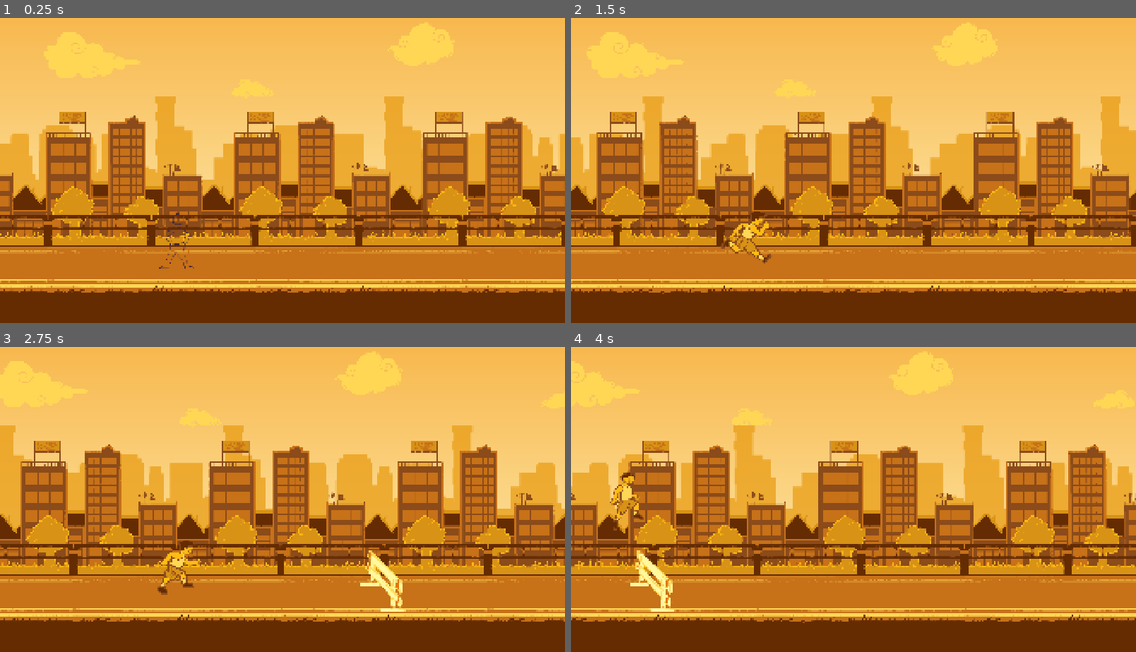
Above: before the commit, frames 1-4 (two rows, left to right).
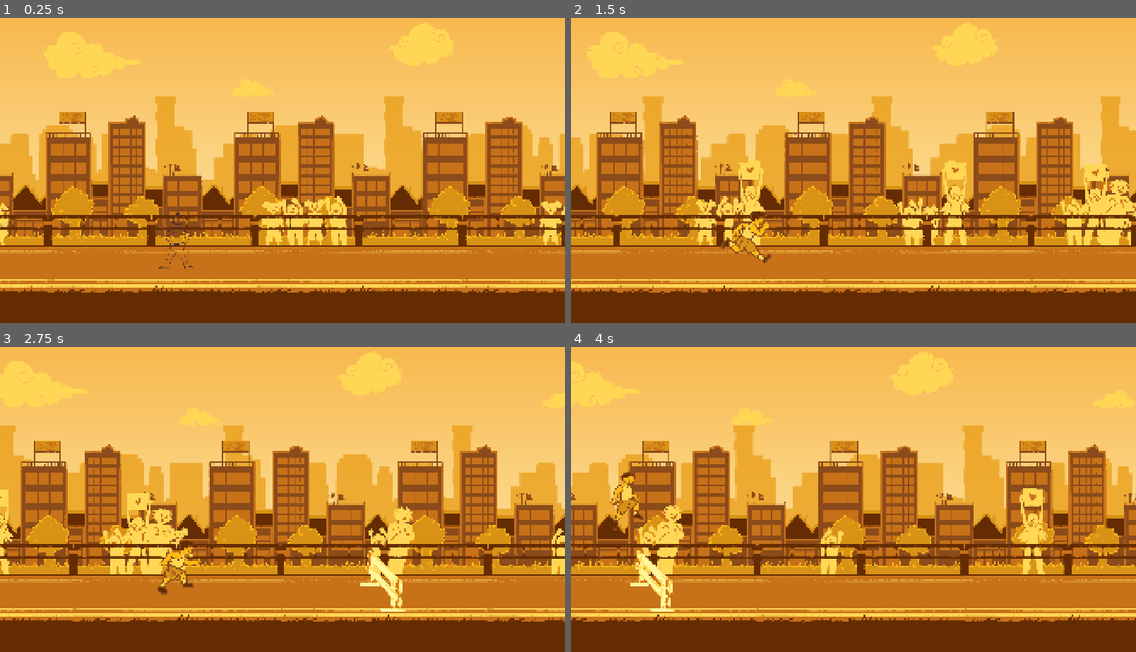
Above: after the commit, the same moments.

Repository: Ahzzak/Enjam2026_Grp5
Game: Godot game, scene res://scenes/world.tscn
Two runs of this game, one before a commit and one after it. Both use one fixed random seed, a clock stepped at 60 frames per second and the inputs below. Sound files missing from this copy of the repository are replaced by a short silence.
Inputs:
- Up to frame 1 (0.25 s): no input
- Up to frame 2 (1.5 s): hold D (Run) 0.53-1.28 s; tap Space (Jump) at 0.77 s; tap Ctrl (Slide) at 1.35 s
- Up to frame 3 (2.75 s): tap Space (Jump) at 1.52 s; tap T at 2.1 s
- Up to frame 4 (4 s): tap Y at 2.85 s; tap Space (Jump) at 3.02, 3.77 s; hold D (Run) from 3.53 s (still down)

The runs differ from the first frame. In frame 1, 1.8% of the frame differs, in the area x 0-100%, y 58-75%; in frame 2, 4.3%, in the area x 21-100%, y 46-75%; in frame 3, 3.2%; in frame 4, 1.9%.

Commit message:
feat(pnj) : full inte + sad when threshold

Diff:
--- a/enjam-2026/prefabs/decor.tscn
+++ b/enjam-2026/prefabs/decor.tscn
@@ -81,6 +81,7 @@
 centered = false
 
 [node name="Ground" type="Parallax2D" parent="." unique_id=815608434]
+z_index = 1
 repeat_size = Vector2(704, 0)
 repeat_times = 7
 
--- /dev/null
+++ b/enjam-2026/prefabs/pnj/looks/look_boy.tres
@@ -0,0 +1,11 @@
+[gd_resource type="Resource" script_class="PnjLook" format=3 uid="uid://6e4l4geddhl5"]
+
+[ext_resource type="Texture2D" uid="uid://cgwce0sfibuvc" path="res://visuals/Decor/PNJ/AT_PNJ2_Happy.tres" id="1_4epth"]
+[ext_resource type="Script" uid="uid://ddrvshklwhp4s" path="res://scripts/pnj_look.gd" id="1_rfsck"]
+[ext_resource type="Texture2D" uid="uid://4a8y84tqmb48" path="res://visuals/Decor/PNJ/AT_PNJ2_Sad.tres" id="2_lko83"]
+
+[resource]
+script = ExtResource("1_rfsck")
+happy = ExtResource("1_4epth")
+sad = ExtResource("2_lko83")
+metadata/_custom_type_script = "uid://ddrvshklwhp4s"
--- /dev/null
+++ b/enjam-2026/prefabs/pnj/looks/look_girl_long.tres
@@ -0,0 +1,11 @@
+[gd_resource type="Resource" script_class="PnjLook" format=3 uid="uid://c0cf0dhv84wnd"]
+
+[ext_resource type="Script" uid="uid://ddrvshklwhp4s" path="res://scripts/pnj_look.gd" id="1_i2fdr"]
+[ext_resource type="Texture2D" uid="uid://bj604cmd0sjho" path="res://visuals/Decor/PNJ/AT_PNJ3_Happy.tres" id="1_j8sf1"]
+[ext_resource type="Texture2D" uid="uid://cexi01q3ncl4x" path="res://visuals/Decor/PNJ/AT_PNJ3_Sad.tres" id="2_0woiy"]
+
+[resource]
+script = ExtResource("1_i2fdr")
+happy = ExtResource("1_j8sf1")
+sad = ExtResource("2_0woiy")
+metadata/_custom_type_script = "uid://ddrvshklwhp4s"
--- /dev/null
+++ b/enjam-2026/prefabs/pnj/looks/look_girl_short.tres
@@ -0,0 +1,11 @@
+[gd_resource type="Resource" script_class="PnjLook" format=3 uid="uid://bb1mfrpvdh0bl"]
+
+[ext_resource type="Texture2D" uid="uid://27k3kwl3kap0" path="res://visuals/Decor/PNJ/AT_PNJ1_Happy.tres" id="1_fyihk"]
+[ext_resource type="Script" uid="uid://ddrvshklwhp4s" path="res://scripts/pnj_look.gd" id="1_lcb52"]
+[ext_resource type="Texture2D" uid="uid://cvh2wat73myq3" path="res://visuals/Decor/PNJ/AT_PNJ1_Sad.tres" id="2_ix4mq"]
+
+[resource]
+script = ExtResource("1_lcb52")
+happy = ExtResource("1_fyihk")
+sad = ExtResource("2_ix4mq")
+metadata/_custom_type_script = "uid://ddrvshklwhp4s"
--- /dev/null
+++ b/enjam-2026/prefabs/pnj/looks/look_old.tres
@@ -0,0 +1,11 @@
+[gd_resource type="Resource" script_class="PnjLook" format=3 uid="uid://dni7pt23hfe63"]
+
+[ext_resource type="Texture2D" uid="uid://ogrtmmxw55rm" path="res://visuals/Decor/PNJ/AT_PNJ4_Happy.tres" id="1_1upqq"]
+[ext_resource type="Script" uid="uid://ddrvshklwhp4s" path="res://scripts/pnj_look.gd" id="1_og0s7"]
+[ext_resource type="Texture2D" uid="uid://cte011wclux6m" path="res://visuals/Decor/PNJ/AT_PNJ4_Sad.tres" id="2_mpofl"]
+
+[resource]
+script = ExtResource("1_og0s7")
+happy = ExtResource("1_1upqq")
+sad = ExtResource("2_mpofl")
+metadata/_custom_type_script = "uid://ddrvshklwhp4s"
--- /dev/null
+++ b/enjam-2026/prefabs/pnj/looks/look_sign.tres
@@ -0,0 +1,11 @@
+[gd_resource type="Resource" script_class="PnjLook" format=3 uid="uid://dk7e1c3wwrut0"]
+
+[ext_resource type="Texture2D" uid="uid://7jo6yap2owb3" path="res://visuals/Decor/PNJ/AT_PNJ_Sign_1.tres" id="1_2j5nk"]
+[ext_resource type="Script" uid="uid://ddrvshklwhp4s" path="res://scripts/pnj_look.gd" id="1_8glby"]
+[ext_resource type="Texture2D" uid="uid://twqvr7eiu0mh" path="res://visuals/Decor/PNJ/AT_PNJ_Sign_2.tres" id="2_jtuje"]
+
+[resource]
+script = ExtResource("1_8glby")
+happy = ExtResource("1_2j5nk")
+sad = ExtResource("2_jtuje")
+metadata/_custom_type_script = "uid://ddrvshklwhp4s"
--- /dev/null
+++ b/enjam-2026/prefabs/pnj/pnj.tscn
@@ -0,0 +1,10 @@
+[gd_scene format=3 uid="uid://c2r644c7tx82s"]
+
+[ext_resource type="Script" uid="uid://bnuuhowq7ymtj" path="res://scripts/pnj.gd" id="1_cy00r"]
+[ext_resource type="Resource" uid="uid://dk7e1c3wwrut0" path="res://prefabs/pnj/looks/look_sign.tres" id="2_mt5uq"]
+
+[node name="Pnj" type="Node2D" unique_id=1002276394]
+script = ExtResource("1_cy00r")
+look = ExtResource("2_mt5uq")
+
+[node name="Sprite" type="Sprite2D" parent="." unique_id=1294103105]
--- /dev/null
+++ b/enjam-2026/prefabs/pnj/pnj_spawner.tscn
@@ -0,0 +1,17 @@
+[gd_scene format=3 uid="uid://dnmaokc3u35dw"]
+
+[ext_resource type="Script" uid="uid://bmxp4k8fkcf6" path="res://scripts/pnj_spawner.gd" id="1_2ir2f"]
+[ext_resource type="PackedScene" uid="uid://c2r644c7tx82s" path="res://prefabs/pnj/pnj.tscn" id="2_edqcw"]
+[ext_resource type="Script" uid="uid://ddrvshklwhp4s" path="res://scripts/pnj_look.gd" id="2_ttl8v"]
+[ext_resource type="Resource" uid="uid://dk7e1c3wwrut0" path="res://prefabs/pnj/looks/look_sign.tres" id="3_edqcw"]
+[ext_resource type="Resource" uid="uid://6e4l4geddhl5" path="res://prefabs/pnj/looks/look_boy.tres" id="4_25nea"]
+[ext_resource type="Resource" uid="uid://dni7pt23hfe63" path="res://prefabs/pnj/looks/look_old.tres" id="5_r61vm"]
+[ext_resource type="Resource" uid="uid://c0cf0dhv84wnd" path="res://prefabs/pnj/looks/look_girl_long.tres" id="6_hxoad"]
+[ext_resource type="Resource" uid="uid://bb1mfrpvdh0bl" path="res://prefabs/pnj/looks/look_girl_short.tres" id="7_yma8c"]
+
+[node name="PnjSpawner" type="Node2D" unique_id=71066754]
+z_index = -10
+y_sort_enabled = true
+script = ExtResource("1_2ir2f")
+pnj_scene = ExtResource("2_edqcw")
+looks = Array[ExtResource("2_ttl8v")]([ExtResource("3_edqcw"), ExtResource("4_25nea"), ExtResource("5_r61vm"), ExtResource("6_hxoad"), ExtResource("7_yma8c")])
--- a/enjam-2026/scenes/player_sandbox.tscn
+++ b/enjam-2026/scenes/player_sandbox.tscn
@@ -5,6 +5,7 @@
 [ext_resource type="Script" uid="uid://dkru4epdgxe8t" path="res://scripts/game_manager.gd" id="2_54elx"]
 [ext_resource type="Texture2D" uid="uid://q5hq7v7s00g" path="res://icon.svg" id="3_yla5c"]
 [ext_resource type="Script" uid="uid://cg7r1nj3beiwb" path="res://scripts/run_camera.gd" id="4_6bre8"]
+[ext_resource type="PackedScene" uid="uid://c2r644c7tx82s" path="res://prefabs/pnj/pnj.tscn" id="6_1giyb"]
 
 [sub_resource type="WorldBoundaryShape2D" id="WorldBoundaryShape2D_6twx4"]
 
@@ -64,3 +65,13 @@
 [node name="CollisionShape2D" type="CollisionShape2D" parent="LowPlatform" unique_id=1059849259]
 position = Vector2(1500, 840)
 shape = SubResource("RectangleShape2D_lquo2")
+
+[node name="Pnj" parent="." unique_id=1002276394 instance=ExtResource("6_1giyb")]
+position = Vector2(700, 1020)
+
+[node name="Pnj2" parent="." unique_id=830871999 instance=ExtResource("6_1giyb")]
+position = Vector2(846, 1022)
+happy = false
+
+[node name="Pnj3" parent="." unique_id=257293637 instance=ExtResource("6_1giyb")]
+position = Vector2(764, 1020)
--- a/enjam-2026/scenes/world.tscn
+++ b/enjam-2026/scenes/world.tscn
@@ -3,6 +3,7 @@
 [ext_resource type="Script" uid="uid://dkru4epdgxe8t" path="res://scripts/game_manager.gd" id="1_qfnet"]
 [ext_resource type="PackedScene" uid="uid://pj5dbnhqno0y" path="res://prefabs/decor.tscn" id="2_qfnet"]
 [ext_resource type="PackedScene" uid="uid://c0o3frsrsxts4" path="res://prefabs/player.tscn" id="2_rwgxs"]
+[ext_resource type="PackedScene" uid="uid://dnmaokc3u35dw" path="res://prefabs/pnj/pnj_spawner.tscn" id="3_4mrxx"]
 [ext_resource type="PackedScene" uid="uid://dcoiqsaod757h" path="res://prefabs/audio_manager.tscn" id="3_4wyf3"]
 [ext_resource type="Script" uid="uid://cg7r1nj3beiwb" path="res://scripts/run_camera.gd" id="3_71j4m"]
 [ext_resource type="PackedScene" uid="uid://c3jo64cpug3p" path="res://prefabs/spawner.tscn" id="4_k0juu"]
@@ -17,6 +18,10 @@
 run_camera = NodePath("../Camera2D")
 
 [node name="Decor" parent="." unique_id=1222075053 instance=ExtResource("2_qfnet")]
+
+[node name="PnjSpawner" parent="." unique_id=71066754 node_paths=PackedStringArray("game_manager", "camera") instance=ExtResource("3_4mrxx")]
+game_manager = NodePath("../GameManager")
+camera = NodePath("../Camera2D")
 
 [node name="PlayerCharacter" parent="." unique_id=776062280 instance=ExtResource("2_rwgxs")]
 position = Vector2(1141, 917)
--- /dev/null
+++ b/enjam-2026/scripts/pnj.gd
@@ -0,0 +1,31 @@
+class_name Pnj
+extends Node2D
+
+@export var look: PnjLook
+@export var happy: bool = true
+@export var flipped: bool = false
+
+@export_group("Respiration")
+@export_range(0.0, 0.2, 0.005) var happy_stretch: float = 0.05
+@export_range(0.0, 0.2, 0.005) var sad_stretch: float = 0.025
+@export_range(0.1, 3.0, 0.05, "suffix:s") var happy_period: float = 0.5
+@export_range(0.1, 3.0, 0.05, "suffix:s") var sad_period: float = 1.6
+
+@onready var _sprite: Sprite2D = $Sprite
+
+
+func _ready() -> void:
+	var texture := look.happy if happy else look.sad
+	_sprite.texture = texture
+	_sprite.offset.y = -texture.get_height() / 2.0
+	_sprite.flip_h = flipped
+	_breathe()
+
+
+func _breathe() -> void:
+	var stretch := happy_stretch if happy else sad_stretch
+	var period := (happy_period if happy else sad_period) * randf_range(0.85, 1.15)
+	var tween := create_tween().set_loops().set_trans(Tween.TRANS_SINE).set_ease(Tween.EASE_IN_OUT)
+	tween.tween_property(_sprite, "scale", Vector2(1.0 - stretch, 1.0 + stretch), period / 2.0)
+	tween.tween_property(_sprite, "scale", Vector2.ONE, period / 2.0)
+	tween.custom_step(randf() * period)
--- /dev/null
+++ b/enjam-2026/scripts/pnj_look.gd
@@ -0,0 +1,5 @@
+class_name PnjLook
+extends Resource
+
+@export var happy: Texture2D
+@export var sad: Texture2D
--- /dev/null
+++ b/enjam-2026/scripts/pnj_spawner.gd
@@ -0,0 +1,50 @@
+class_name PnjSpawner
+extends Node2D
+
+@export var game_manager: GameManager
+@export var camera: Camera2D
+@export var pnj_scene: PackedScene
+@export var looks: Array[PnjLook]
+
+@export_group("Placement")
+@export var feet_y: float = 825.0
+@export var group_size: Vector2i = Vector2i(1, 4)
+@export var spacing: Vector2 = Vector2(55.0, 85.0)
+@export var group_gap: Vector2 = Vector2(300.0, 1000.0)
+
+var _next_x: float = 0.0
+
+
+func _process(_delta: float) -> void:
+	var left := camera.position.x
+	_next_x = maxf(_next_x, left)
+	while _next_x < left + get_viewport_rect().size.x + 200.0:
+		_spawn_group()
+	for pnj in get_children():
+		if pnj.position.x < left - 300.0:
+			pnj.queue_free()
+
+
+func _spawn_group() -> void:
+	var previous: PnjLook = null
+	for i in randi_range(group_size.x, group_size.y):
+		var pnj: Pnj = pnj_scene.instantiate()
+		pnj.look = _pick_look(previous)
+		pnj.happy = randf() >= _sad_chance()
+		pnj.flipped = randf() < 0.5
+		pnj.position = Vector2(_next_x, feet_y + randf_range(0.0, 8.0))
+		add_child(pnj)
+		previous = pnj.look
+		_next_x += randf_range(spacing.x, spacing.y)
+	_next_x += randf_range(group_gap.x, group_gap.y)
+
+
+func _pick_look(avoid: PnjLook) -> PnjLook:
+	var look: PnjLook = looks.pick_random()
+	while looks.size() > 1 and look == avoid:
+		look = looks.pick_random()
+	return look
+
+func _sad_chance() -> float:
+	var gm := game_manager
+	return clampf((gm.age - gm.age_threshold_min) / (gm.age_threshold_max - gm.age_threshold_min), 0.0, 1.0)
--- a/enjam-2026/visuals/Decor/AT_PNJ1_Happy.tres
+++ /dev/null
@@ -1,3 +0,0 @@
-[gd_resource type="AtlasTexture" format=3 uid="uid://27k3kwl3kap0"]
-
-[resource]
--- /dev/null
+++ b/enjam-2026/visuals/Decor/PNJ/AT_PNJ1_Happy.tres
@@ -0,0 +1,7 @@
+[gd_resource type="AtlasTexture" format=3 uid="uid://27k3kwl3kap0"]
+
+[ext_resource type="Texture2D" uid="uid://bcrq7hlcjgw00" path="res://visuals/Decor/T_SpriteSheet.png" id="1_jdr53"]
+
+[resource]
+atlas = ExtResource("1_jdr53")
+region = Rect2(669, 193, 97, 164)
--- /dev/null
+++ b/enjam-2026/visuals/Decor/PNJ/AT_PNJ4_Happy.tres
@@ -0,0 +1,7 @@
+[gd_resource type="AtlasTexture" format=3 uid="uid://ogrtmmxw55rm"]
+
+[ext_resource type="Texture2D" uid="uid://bcrq7hlcjgw00" path="res://visuals/Decor/T_SpriteSheet.png" id="1_ppytp"]
+
+[resource]
+atlas = ExtResource("1_ppytp")
+region = Rect2(1027, 778, 100, 239)
--- /dev/null
+++ b/enjam-2026/visuals/Decor/PNJ/AT_PNJ4_Sad.tres
@@ -0,0 +1,7 @@
+[gd_resource type="AtlasTexture" format=3 uid="uid://cte011wclux6m"]
+
+[ext_resource type="Texture2D" uid="uid://bcrq7hlcjgw00" path="res://visuals/Decor/T_SpriteSheet.png" id="1_vxb32"]
+
+[resource]
+atlas = ExtResource("1_vxb32")
+region = Rect2(1151, 778, 100, 239)
Not shown, added: enjam-2026/scripts/pnj.gd.uid
Not shown, added: enjam-2026/scripts/pnj_look.gd.uid
Not shown, added: enjam-2026/scripts/pnj_spawner.gd.uid
Renamed: enjam-2026/visuals/Decor/AT_PNJ1_Sad.tres -> enjam-2026/visuals/Decor/PNJ/AT_PNJ1_Sad.tres
Renamed: enjam-2026/visuals/Decor/AT_PNJ2_Happy.tres -> enjam-2026/visuals/Decor/PNJ/AT_PNJ2_Happy.tres
Renamed: enjam-2026/visuals/Decor/AT_PNJ2_Sad.tres -> enjam-2026/visuals/Decor/PNJ/AT_PNJ2_Sad.tres
Renamed: enjam-2026/visuals/Decor/AT_PNJ3_Happy.tres -> enjam-2026/visuals/Decor/PNJ/AT_PNJ3_Happy.tres
Renamed: enjam-2026/visuals/Decor/AT_PNJ3_Sad.tres -> enjam-2026/visuals/Decor/PNJ/AT_PNJ3_Sad.tres
Renamed: enjam-2026/visuals/Decor/AT_PNJ_Sign_1.tres -> enjam-2026/visuals/Decor/PNJ/AT_PNJ_Sign_1.tres
Renamed: enjam-2026/visuals/Decor/AT_PNJ_Sign_2.tres -> enjam-2026/visuals/Decor/PNJ/AT_PNJ_Sign_2.tres
